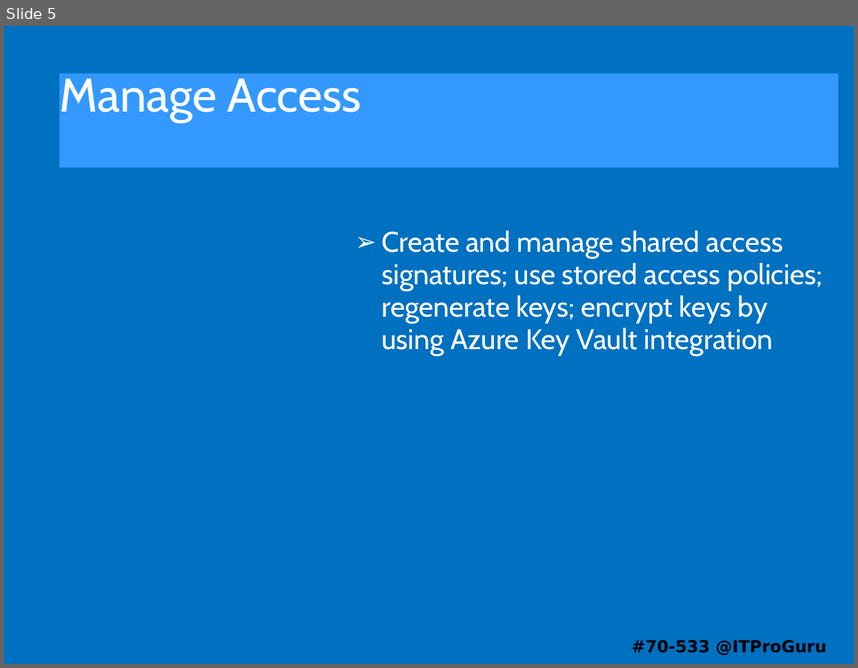
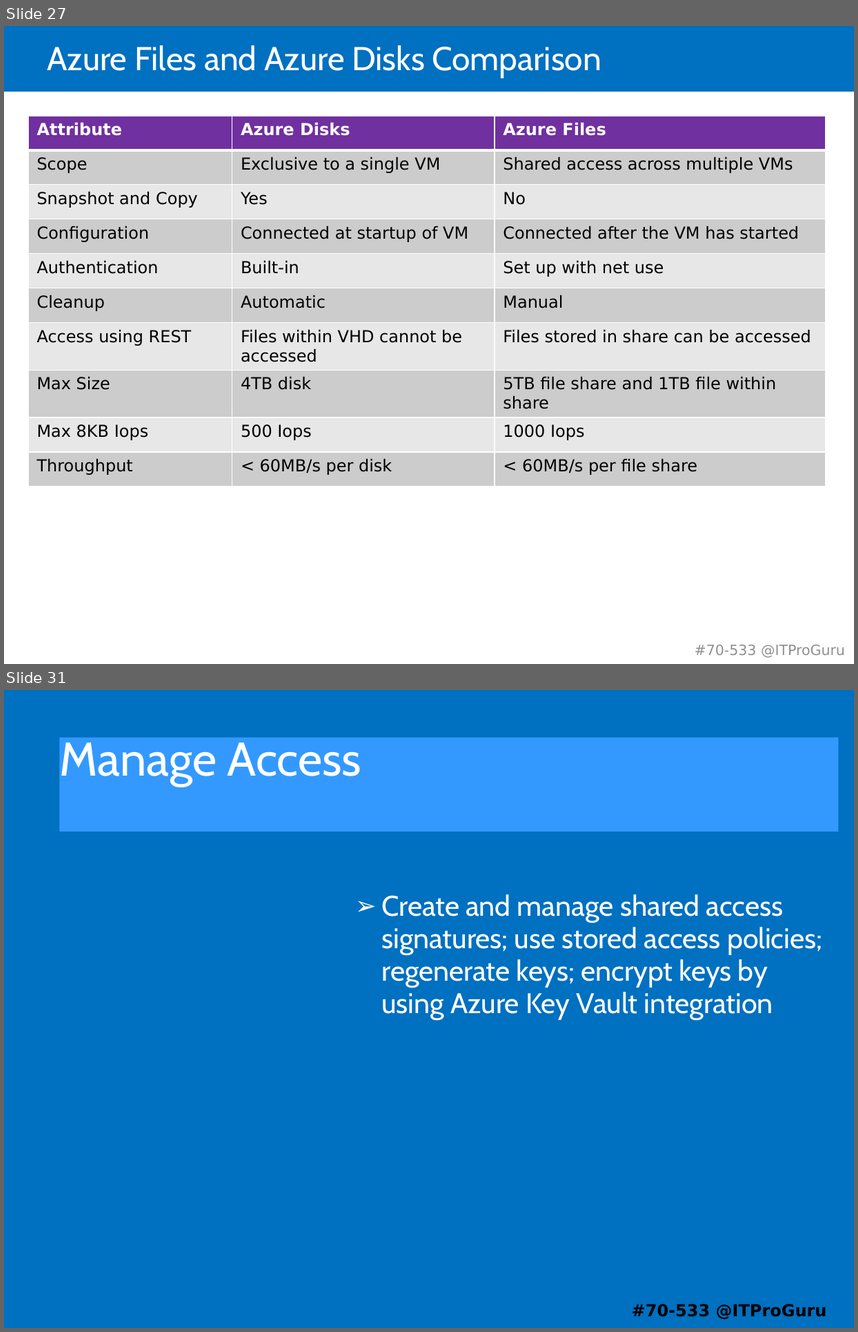
Before and after one commit to guruskill/70-533, a slide deck: 70-533-03-Storage.pptx. Shown one above the other, each under a label of ours: slide 5 before the commit, slides 27 and 31 after it; the slides between them are not shown. The pictures are 858x668 and 858x1332 pixels, drawn with LibreOffice and Linux fonts; fonts in the diff are those of the drawing. Boxes give left, top, right and bottom in pixels: in the first picture for what was removed or moved away, otherwise in the second. Text is boxed around its words. In the diff, an @@ line names an element or a change of style, - is before the commit and + after.

```diff
--- a/70-533-03-Storage.pptx
+++ b/70-533-03-Storage.pptx
@@ slide 27 added at (4,26,854,664), background #FFFFFF @@
@@ rectangle added at (4,26,854,92), fill #0070C0 @@
@@ title added at (47,45,602,78), 28 pt, text #FFFFFF @@
+Azure Files and Azure Disks Comparison
@@ table added at (29,115,826,488), 10 rows, 3 columns @@
+Attribute | Azure Disks | Azure Files
+Scope | Exclusive to a single VM | Shared access across multiple VMs
+Snapshot and Copy | Yes | No
+Configuration | Connected at startup of VM | Connected after the VM has started
+Authentication | Built-in | Set up with net use
+Cleanup | Automatic | Manual
+Access using REST | Files within VHD cannot be accessed | Files stored in share can be accessed
+Max Size | 4TB disk | 5TB file share and 1TB file within share
+Max 8KB Iops | 500 Iops | 1000 Iops
+Throughput | < 60MB/s per disk | < 60MB/s per file share
@@ text added at (695,644,845,657), 12 pt, text #909090 @@
+#70-533 @ITProGuru
@@ what was slide 5 is now slide 31 @@
```
Also in this commit, not shown: 1 slide changed, 52 other slides added, 4 slides removed.
